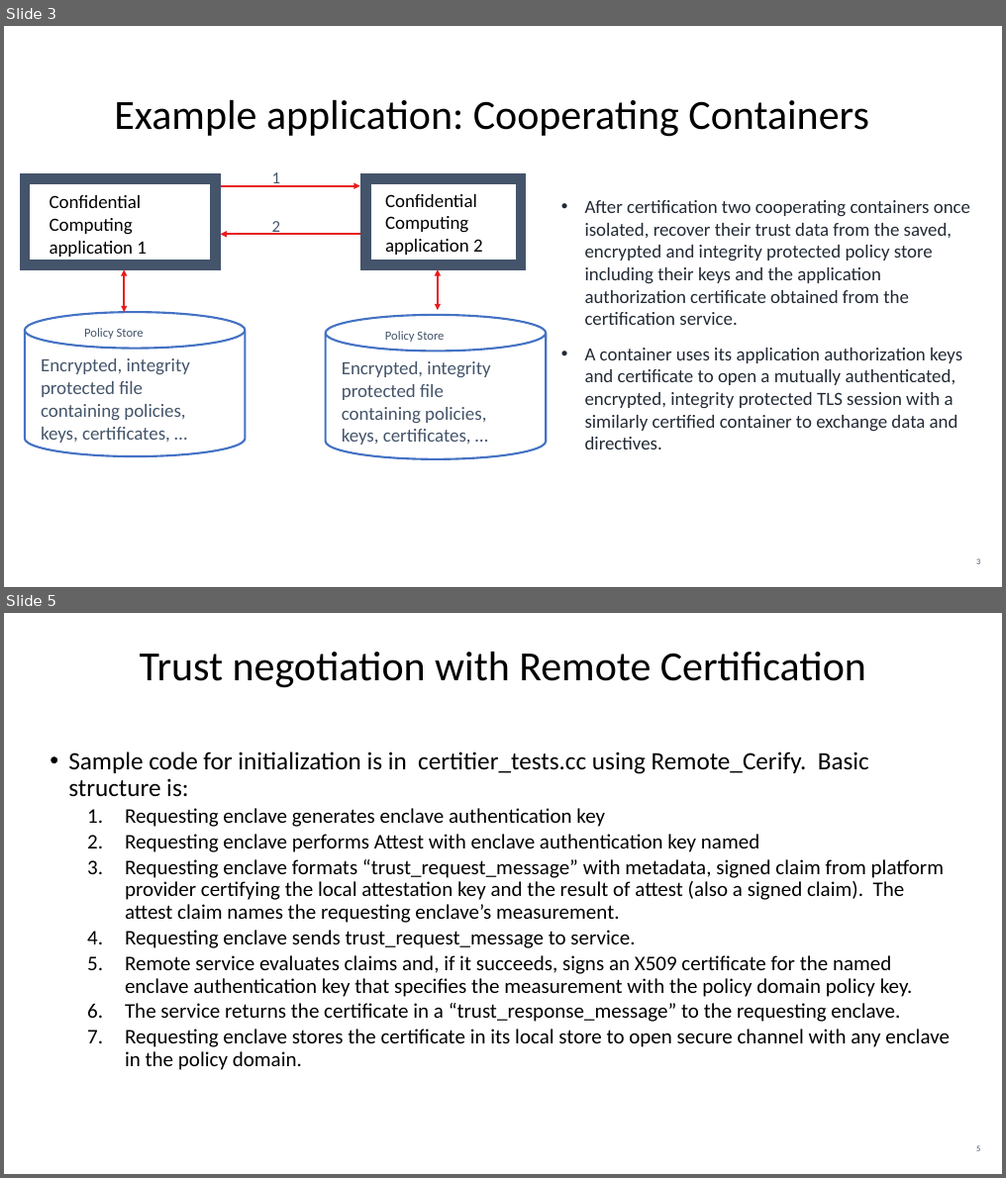
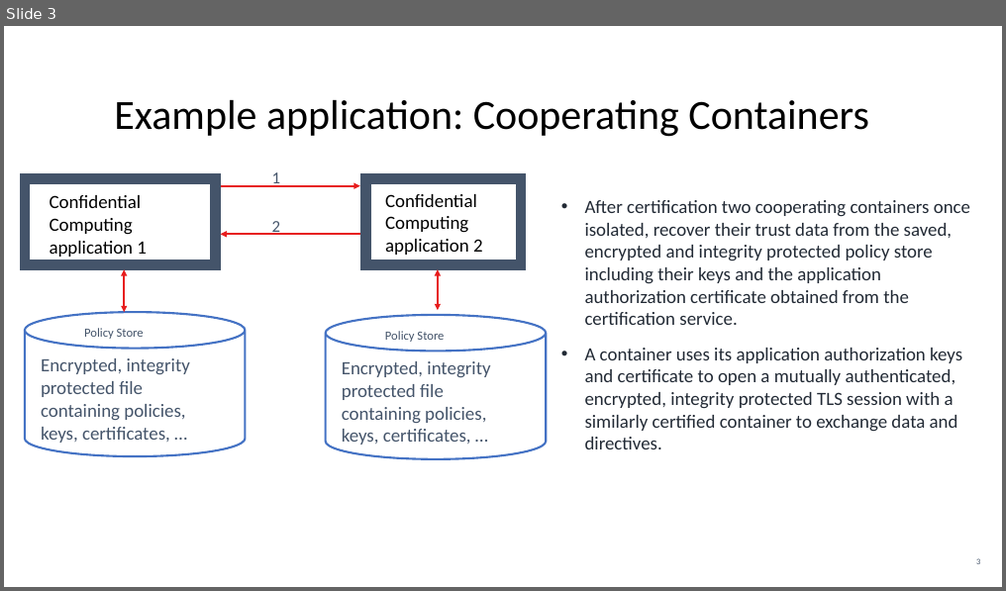
Before and after one commit to ccc-certifier-framework/certifier-framework-for-confidential-computing, a slide deck: deprecated/certifier_diagrams.pptx. Shown one above the other, each under a label of ours: slides 3 and 5 before the commit, slide 3 after it; the slides between them are not shown. The pictures are 1006x1178 and 1006x591 pixels, drawn with LibreOffice and Linux fonts; fonts in the diff are those of the drawing. Boxes give left, top, right and bottom in pixels: in the first picture for what was removed or moved away, otherwise in the second. Text is boxed around its words. In the diff, an @@ line names an element or a change of style, - is before the commit and + after.

```diff
--- a/deprecated/certifier_diagrams.pptx
+++ b/deprecated/certifier_diagrams.pptx
@@ slide 5 removed at [4, 613, 1002, 1174], background #FFFFFF; not listed: 1 template element that a slide beside it also shows @@
@@ title removed at [140, 652, 866, 688] @@
-Trust negotiation with Remote Certification
@@ text removed at [68, 752, 949, 1070] @@
-• Sample code for initialization is in certitier_tests.cc using Remote_Cerify. Basic structure is:
-  1. Requesting enclave generates enclave authentication key
-  2. Requesting enclave performs Attest with enclave authentication key named
-  3. Requesting enclave formats “trust_request_message” with metadata, signed claim from platform provider certifying the local attestation key and the result of attest (also a signed claim). The attest claim names the requesting enclave’s measurement.
-  4. Requesting enclave sends trust_request_message to service.
-  5. Remote service evaluates claims and, if it succeeds, signs an X509 certificate for the named enclave authentication key that specifies the measurement with the policy domain policy key.
-  6. The service returns the certificate in a “trust_response_message” to the requesting enclave.
-  7. Requesting enclave stores the certificate in its local store to open secure channel with any enclave in the policy domain.
```
Also in this commit, not shown: 1 other slide removed.
